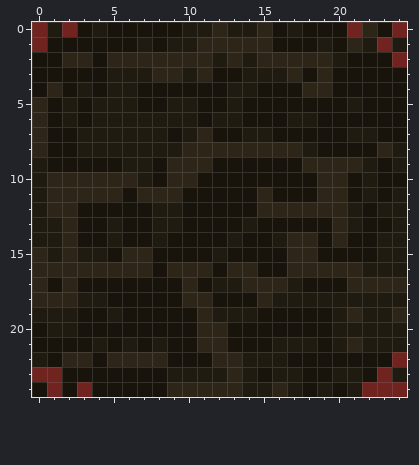
One commit to this pixel-art sprite: pictures/wall.png. The picture above is the old version.
The file is 25x25 pixels.
The result:
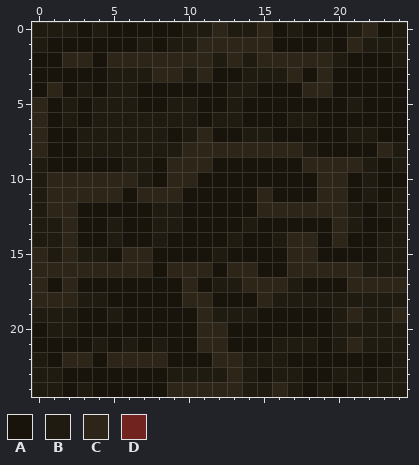
Palette (. is transparent): A #18140c  B #201b10  C #2d2518  D #712320
Change:
The edit turns colour A into colour B in row 24 at x 0.
The edit turns colour D into colour B in row 0 at x 0, 2, 21 and 24; in row 1 at x 0 and 23; in row 2 at x 24; in row 22 at x 24; in row 23 at x 0 to 1 and 23; in row 24 at x 1, 3 and 22 to 24.
Where, in picture pixels (left, top, right, bottom), the same in both pictures:
changed: (32, 22, 77, 52)
changed: (347, 22, 407, 67)
changed: (362, 352, 407, 397)
changed: (32, 367, 92, 397)
